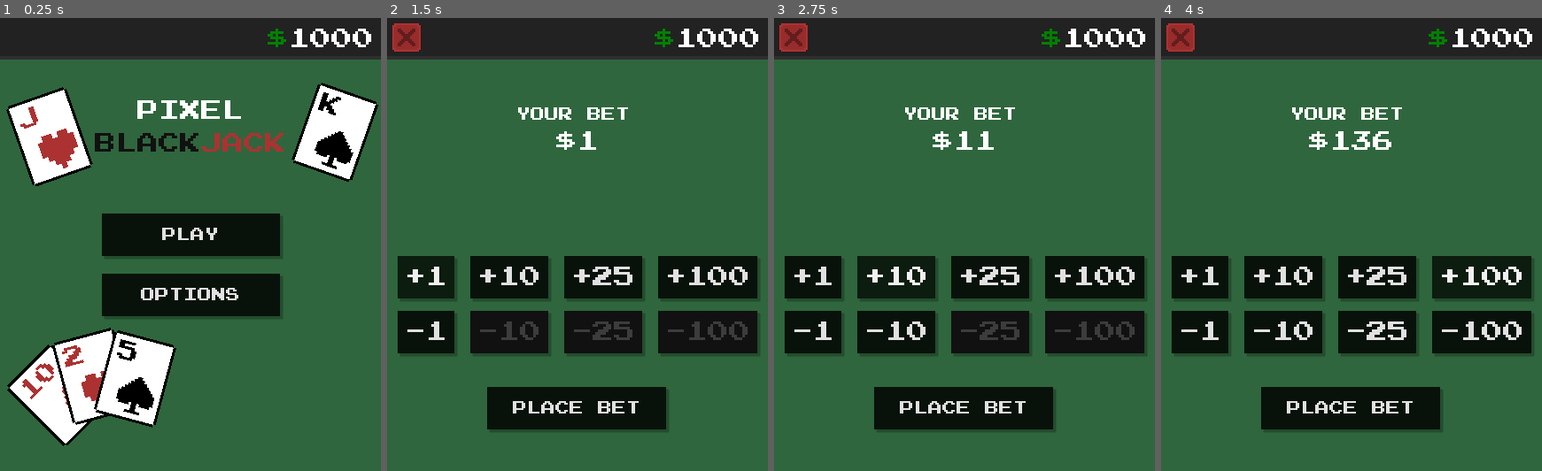
Above: before the commit, frames 1-4 (left to right).
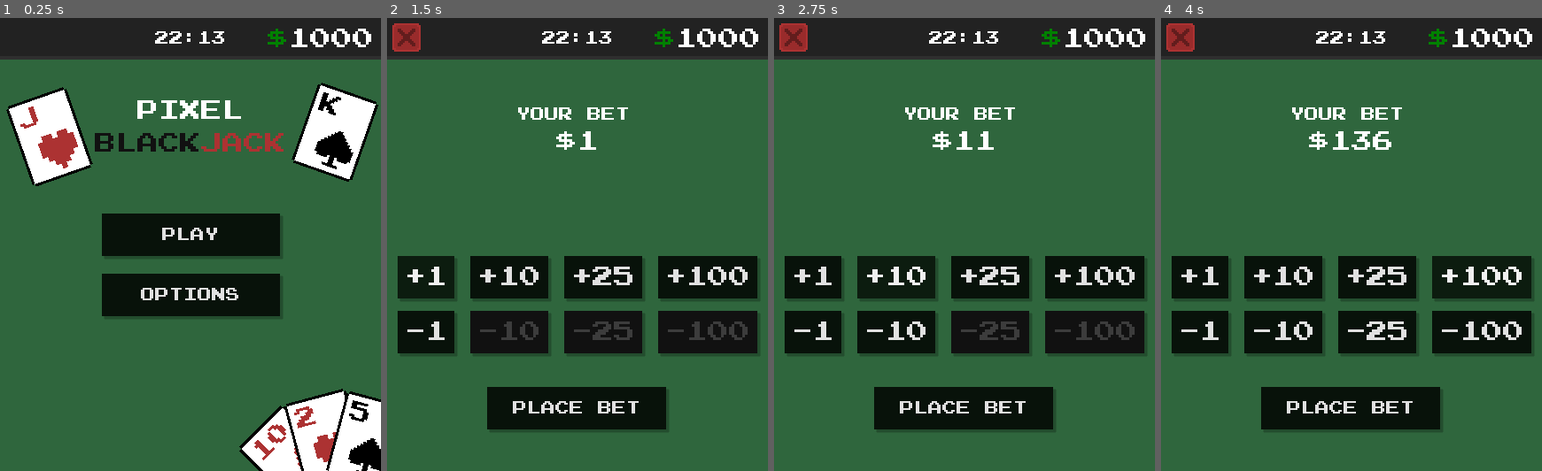
Above: after the commit, the same moments.

Repository: Ichicoro/godot-blackjack
Game: Godot game, scene res://scenes/MainMenu.tscn
Two runs of this game, one before a commit and one after it. Both use one fixed random seed, a clock stepped at 60 frames per second and the inputs below.
Inputs:
- Up to frame 1 (0.25 s): no input
- Up to frame 2 (1.5 s): click "PLAY" at 0.5 s; click "+1" at 1.25 s
- Up to frame 3 (2.75 s): click "+10" at 2 s
- Up to frame 4 (4 s): click "+25" at 2.75 s; click "+100" at 3.5 s

The runs differ from the first frame. In frame 1, 13% of the frame differs, in the area x 1-100%, y 2-100%; in frame 2, 0.2%; in frame 3, 0.2%; in frame 4, 0.2%.

Commit message:
Add clock to statusbar

Diff:
--- a/scenes/Card.tscn
+++ b/scenes/Card.tscn
@@ -22,7 +22,7 @@
 anchor_right = 1.0
 anchor_bottom = 1.0
 margin_top = 0.112968
-margin_right = -1.90735e-06
+margin_right = -1.90735e-006
 margin_bottom = 0.11297
 texture = ExtResource( 4 )
 __meta__ = {
--- a/scenes/MainMenu.tscn
+++ b/scenes/MainMenu.tscn
@@ -40,14 +40,8 @@
 margin_bottom = 0.0
 
 [node name="Cards" type="Control" parent="."]
-anchor_left = 0.5
-anchor_top = 0.5
-anchor_right = 0.5
-anchor_bottom = 0.5
-margin_left = -215.0
-margin_top = -256.0
-margin_right = 215.0
-margin_bottom = 256.0
+anchor_right = 1.0
+anchor_bottom = 1.0
 __meta__ = {
 "_edit_use_anchors_": false
 }
@@ -71,29 +65,41 @@
 card_sign = 3
 
 [node name="Card4" parent="Cards" instance=ExtResource( 5 )]
-margin_left = 6.0
-margin_top = 417.912
-margin_right = 5.92
-margin_bottom = 418.168
+anchor_left = 1.0
+anchor_top = 1.0
+anchor_right = 1.0
+anchor_bottom = 1.0
+margin_left = -162.0
+margin_top = -25.088
+margin_right = -138.0
+margin_bottom = 6.91199
 rect_rotation = -44.9999
 rect_scale = Vector2( 3, 3 )
 card_type = 10
 card_sign = 1
 
 [node name="Card3" parent="Cards" instance=ExtResource( 5 )]
-margin_left = 58.0
-margin_top = 368.0
-margin_right = 57.92
-margin_bottom = 368.256
+anchor_left = 1.0
+anchor_top = 1.0
+anchor_right = 1.0
+anchor_bottom = 1.0
+margin_left = -110.0
+margin_top = -74.9999
+margin_right = -86.0
+margin_bottom = -42.9999
 rect_rotation = -15.0
 rect_scale = Vector2( 3, 3 )
 card_type = 2
 
 [node name="Card5" parent="Cards" instance=ExtResource( 5 )]
-margin_left = 130.0
-margin_top = 352.0
-margin_right = 129.92
-margin_bottom = 352.256
+anchor_left = 1.0
+anchor_top = 1.0
+anchor_right = 1.0
+anchor_bottom = 1.0
+margin_left = -38.0
+margin_top = -90.9999
+margin_right = -14.0
+margin_bottom = -58.9999
 rect_rotation = 15.0
 rect_scale = Vector2( 3, 3 )
 card_type = 5
--- a/scenes/TopBar.tscn
+++ b/scenes/TopBar.tscn
@@ -1,7 +1,8 @@
-[gd_scene load_steps=7 format=2]
+[gd_scene load_steps=9 format=2]
 
 [ext_resource path="res://assets/big_font.tres" type="DynamicFont" id=1]
 [ext_resource path="res://assets/buttons/exit_button.png" type="Texture" id=2]
+[ext_resource path="res://assets/table_font.tres" type="DynamicFont" id=3]
 
 [sub_resource type="GDScript" id=1]
 script/source = "extends Control
@@ -10,6 +11,7 @@
 signal quit_pressed
 
 export var exit_button_enabled: bool = true setget set_exit_button_enabled
+export var clock_enabled: bool = true setget set_clock_enabled
 
 func _ready():
 	pass
@@ -21,6 +23,14 @@
 		$Panel/TextureButton.show()
 	else:
 		$Panel/TextureButton.hide()
+
+
+func set_clock_enabled(value):
+	clock_enabled = value
+	if clock_enabled:
+		$Panel/ClockLabel.show()
+	else:
+		$Panel/ClockLabel.hide()
 
 
 func _on_Exit_pressed():
@@ -69,6 +79,19 @@
 	self.modulate = Color(1,1,1,1)
 "
 
+[sub_resource type="GDScript" id=5]
+script/source = "extends Label
+tool
+
+func _ready():
+	var time = OS.get_time()
+	self.text = \"%d:%d\" % [time.hour, time.minute]
+
+func _process(delta):
+	var time = OS.get_time()
+	self.text = \"%d:%d\" % [time.hour, time.minute]
+"
+
 [node name="Control" type="Control"]
 anchor_right = 1.0
 anchor_bottom = 0.092
@@ -112,7 +135,27 @@
 __meta__ = {
 "_edit_use_anchors_": false
 }
+
+[node name="ClockLabel" type="Label" parent="Panel"]
+anchor_left = 0.5
+anchor_top = 0.5
+anchor_right = 0.5
+anchor_bottom = 0.5
+margin_left = -40.0
+margin_top = -12.5
+margin_right = 40.0
+margin_bottom = 12.5
+grow_horizontal = 2
+grow_vertical = 2
+custom_fonts/font = ExtResource( 3 )
+text = "0:37"
+align = 1
+valign = 1
+script = SubResource( 5 )
+__meta__ = {
+"_edit_use_anchors_": false
+}
 [connection signal="button_down" from="Panel/TextureButton" to="Panel/TextureButton" method="_on_TextureButton_button_down"]
 [connection signal="button_up" from="Panel/TextureButton" to="Panel/TextureButton" method="_on_TextureButton_button_up"]
+[connection signal="pressed" from="Panel/TextureButton" to="." method="_on_Exit_pressed"]
 [connection signal="pressed" from="Panel/TextureButton" to="Panel/TextureButton" method="_on_TextureButton_pressed"]
-[connection signal="pressed" from="Panel/TextureButton" to="." method="_on_Exit_pressed"]
Not shown: 4 places in scenes/BettingButton.tscn that only renumber resources
Not shown: 5 places in scenes/Button.tscn that only renumber resources
